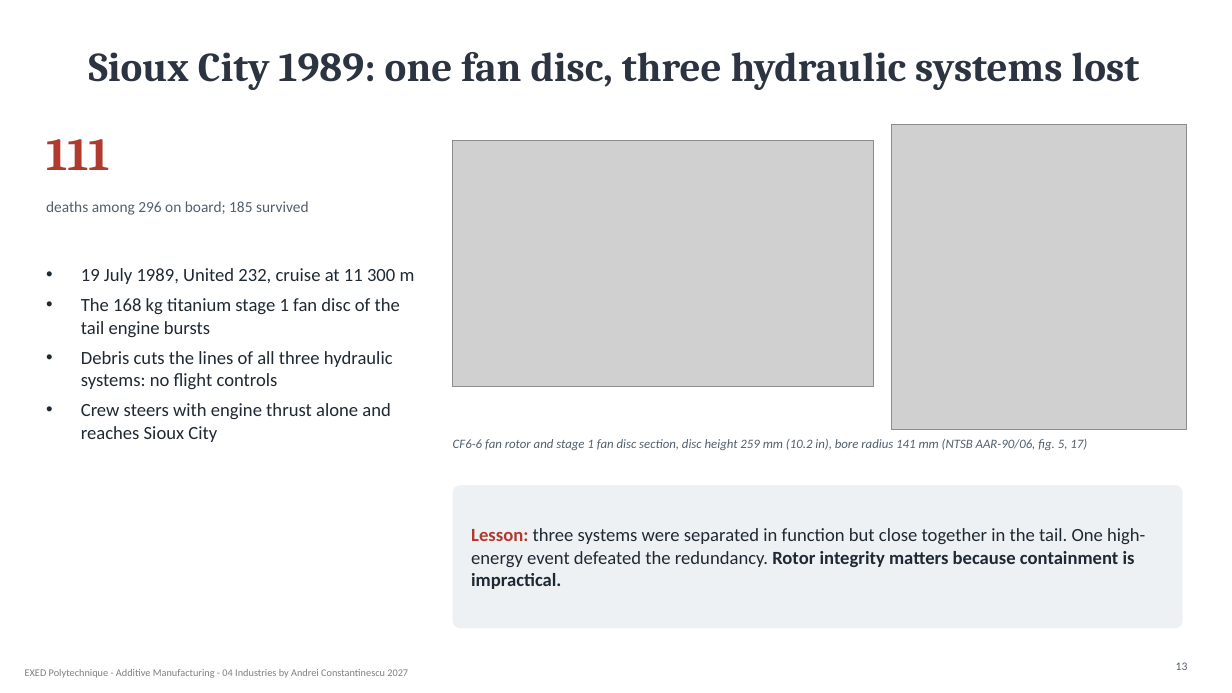
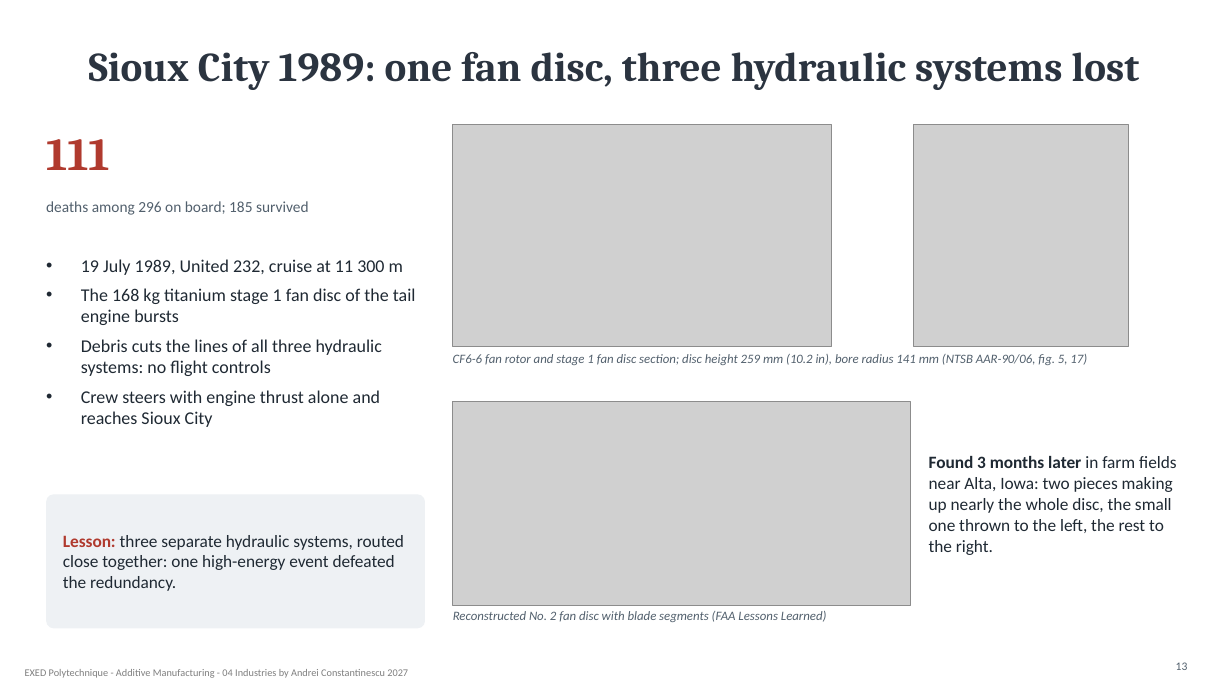
Before and after one commit to aconstant-lms/X-FabAdd, a slide deck: slide 13 of 04_industries/slides/04_risk_human_activities.pptx. Drawn at 1232x693 pixels with LibreOffice and Linux fonts; fonts in the diff are those of the drawing; grey boxes stand for pictures. Boxes give left, top, right and bottom in pixels: in the first picture for what was removed or moved away, otherwise in the second. Text is boxed around its words. In the diff, an @@ line names an element or a change of style, - is before the commit and + after.

```diff
--- a/04_industries/slides/04_risk_human_activities.pptx
+++ b/04_industries/slides/04_risk_human_activities.pptx
@@ picture: place and size @@
-picture at <box>453,140,873,386</box>
+picture at <box>453,125,832,347</box>
@@ picture: place and size @@
-picture at <box>892,125,1187,430</box>
+picture at <box>914,125,1128,347</box>
@@ text "19 July 1989, United 232, ...": place and size @@
-text "19 July 1989, United 232, ..." at <box>81,268,415,442</box>
+text "19 July 1989, United 232, ..." at <box>81,259,416,427</box>
@@ text "19 July 1989, United 232, ..." at <box>81,259,416,427</box>: size 14.5 to 14 pt @@
@@ text at <box>453,354,1087,365</box>: text changed @@
-CF6-6 fan rotor and stage 1 fan disc section, disc height 259 mm (10.2 in), bore radius 141 mm (NTSB AAR-90/06, fig. 5, 17)
+CF6-6 fan rotor and stage 1 fan disc section; disc height 259 mm (10.2 in), bore radius 141 mm (NTSB AAR-90/06, fig. 5, 17)
@@ picture added at <box>453,402,910,605</box> @@
@@ text added at <box>929,456,1177,555</box>, 13.5 pt, text #1F2933 @@
+Found 3 months later in farm fields near Alta, Iowa: two pieces making up nearly the whole disc, the small one thrown to the left, the rest to the right.
@@ rounded rectangle added at <box>46,494,425,628</box>, fill #EEF1F4 @@
@@ rounded rectangle removed at <box>453,485,1183,628</box> @@
@@ text added at <box>63,535,404,591</box>, 13.5 pt, text #1F2933 @@
+Lesson: three separate hydraulic systems, routed close together: one high-energy event defeated the redundancy.
@@ text removed at <box>471,528,1145,589</box> @@
-Lesson: three systems were separated in function but close together in the tail. One high-energy event defeated the redundancy. Rotor integrity matters because containment is impractical.
@@ text added at <box>453,611,827,622</box>, 10 pt, text #52606D, italic @@
+Reconstructed No. 2 fan disc with blade segments (FAA Lessons Learned)
```
Also in this commit, not shown: 2 other files.
